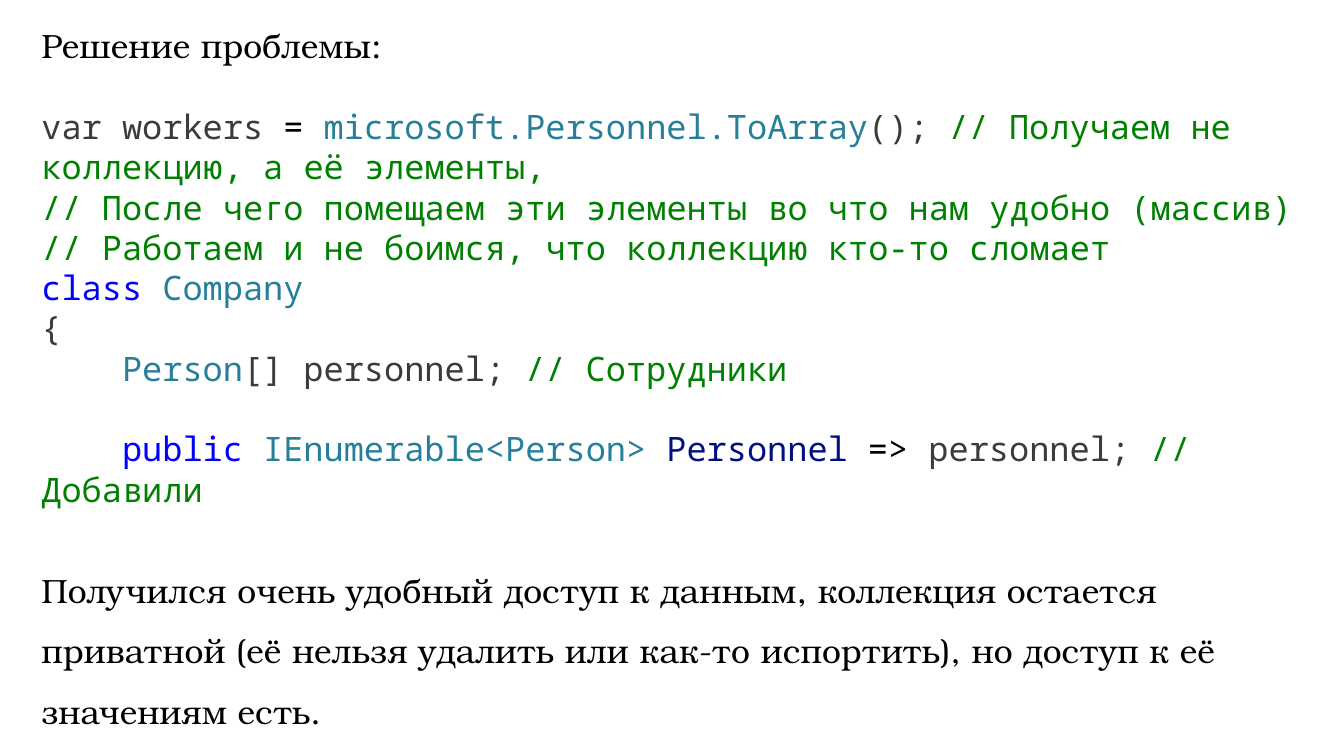
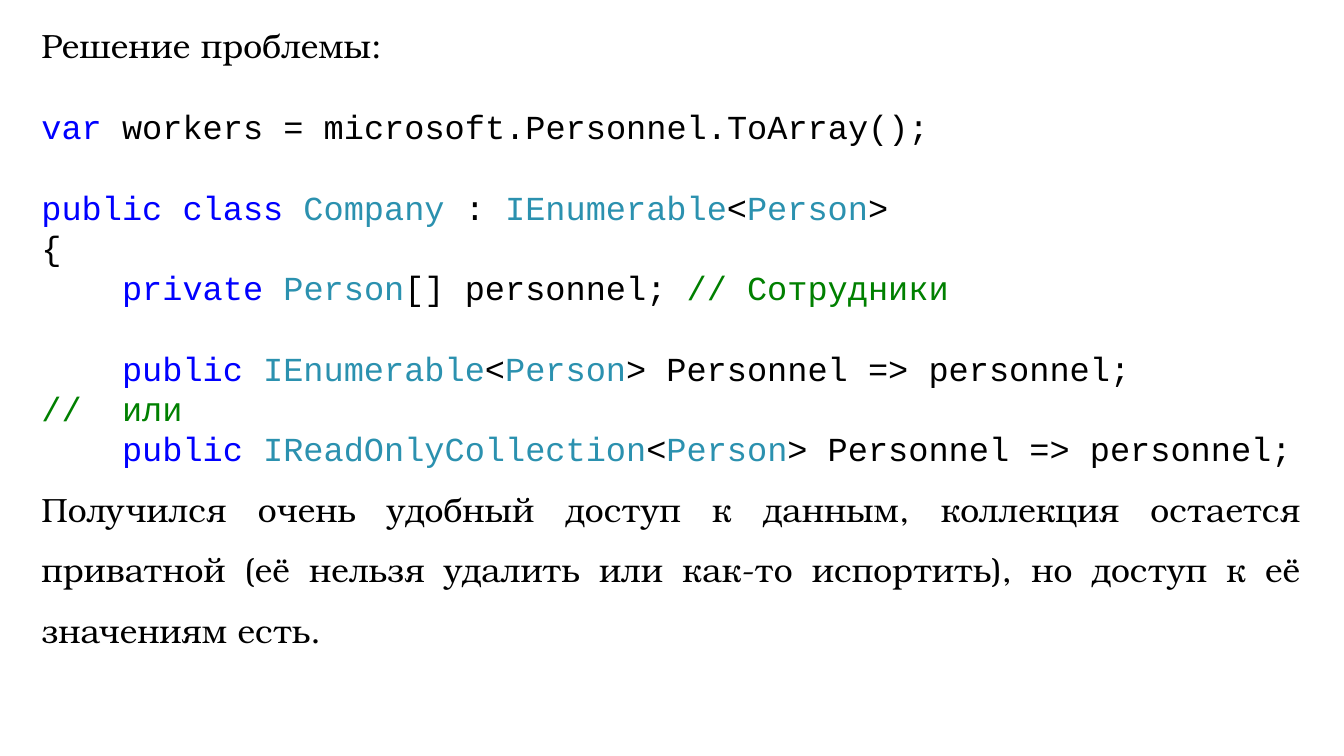
Before and after one commit to DaniilKlyukin/ITiP-2, a slide deck: slide 57 of Лекции/ИТиП 2 лек 4.pptx. Drawn at 1344x756 pixels with LibreOffice and Linux fonts; fonts in the diff are those of the drawing. Boxes give left, top, right and bottom in pixels: in the first picture for what was removed or moved away, otherwise in the second. Text is boxed around its words. In the diff, an @@ line names an element or a change of style, - is before the commit and + after.

```diff
--- a/Лекции/ИТиП 2 лек 4.pptx
+++ b/Лекции/ИТиП 2 лек 4.pptx
@@ text at bbox=[41, 114, 929, 227]: text changed; font Noto Sans Mono to Courier New; text colour #008000 to #000000 @@
-var workers = microsoft.Personnel.ToArray(); // Получаем не коллекцию, а её элементы,
-// После чего помещаем эти элементы во что нам удобно (массив)
-// Работаем и не боимся, что коллекцию кто-то сломает
-class Company
+var workers = microsoft.Personnel.ToArray();
+public class Company : IEnumerable<Person>
@@ text at bbox=[122, 276, 1292, 468]: text changed; font Noto Sans Mono to Courier New; text colour #267F99 to #000000 @@
-Person[] personnel; // Сотрудники
-public IEnumerable<Person> Personnel => personnel; // Добавили
+private Person[] personnel; // Сотрудники
+public IEnumerable<Person> Personnel => personnel;
+// или
+public IReadOnlyCollection<Person> Personnel => personnel;
@@ text at bbox=[41, 497, 1300, 644]: font Noto Sans Mono to Courier New, text colour #3B3B3B to #000000, highlight none to #FFFFFF in "{"; alignment left to justified @@
```
Also in this commit, not shown: 9 other slides changed, 8 other files.
